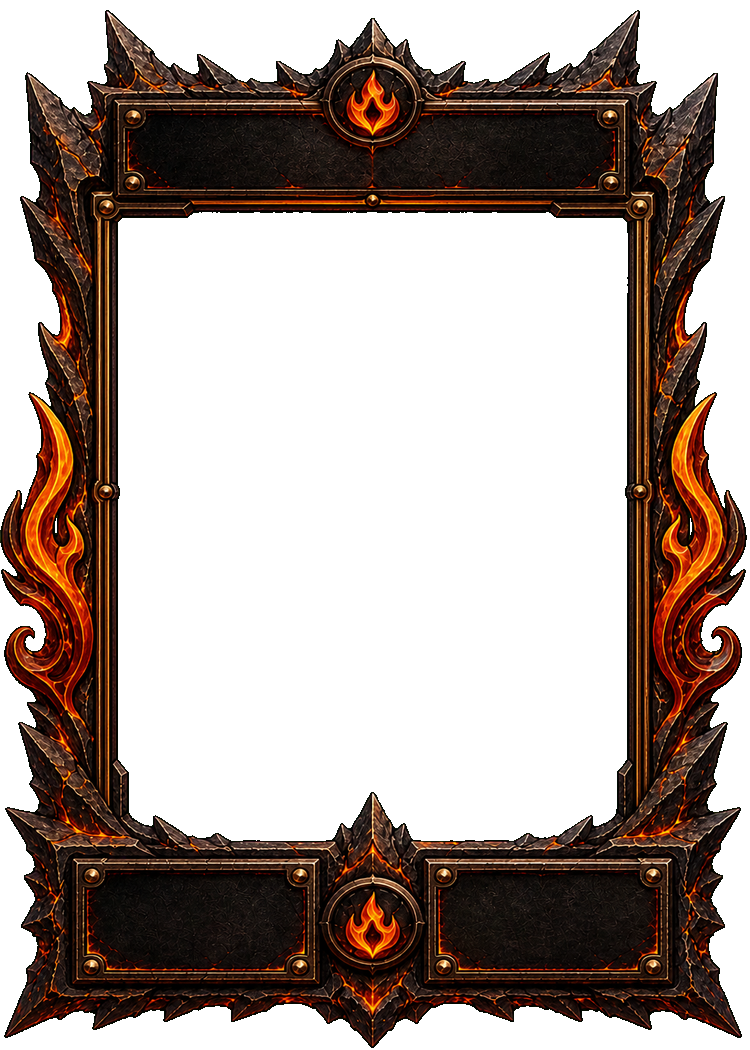
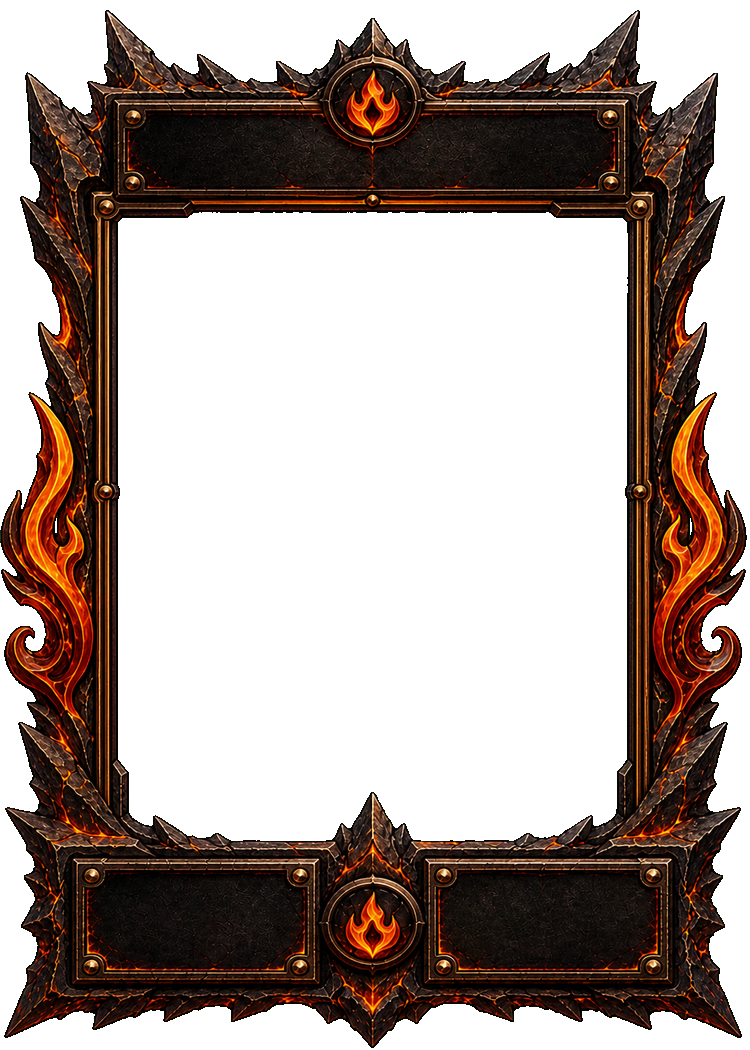
Two versions of the same layered image (750 x 1050). Layer-by-layer changes:
removed layer "Crests" over <box>106,12,638,965</box>
removed layer "Footer Right" over <box>439,821,654,876</box>
removed layer "Footer Left" over <box>91,863,302,965</box>
removed layer "Title Plaque" over <box>312,46,611,116</box>
removed layer "Art Bezel" over <box>106,111,677,491</box>
removed layer "Outer Frame" over <box>28,63,723,1013</box>
added layer "Color - Other" above "Color - Gold Metal" over <box>28,12,723,1013</box>
added layer "Color - Gold Metal" above "Color - Yellow Highlights" over <box>28,12,723,1013</box>
added layer "Color - Yellow Highlights" above "Color - Orange Lava" over <box>28,12,723,1013</box>
added layer "Color - Orange Lava" above "Color - Red Ember" over <box>28,12,723,1013</box>
added layer "Color - Red Ember" above "Color - Warm Stone" over <box>28,12,723,1013</box>
added layer "Color - Warm Stone" above "Greyscale Base" over <box>28,26,723,1013</box>
added layer "Greyscale Base" over <box>28,12,723,1013</box>